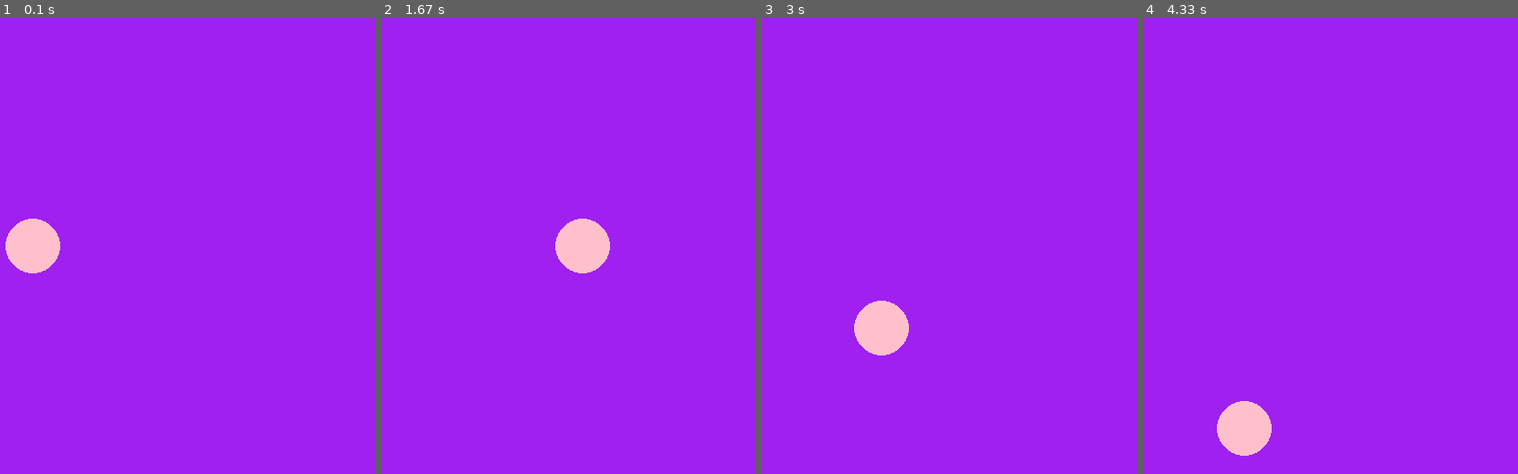
Above: before the commit, frames 1-4 (left to right).
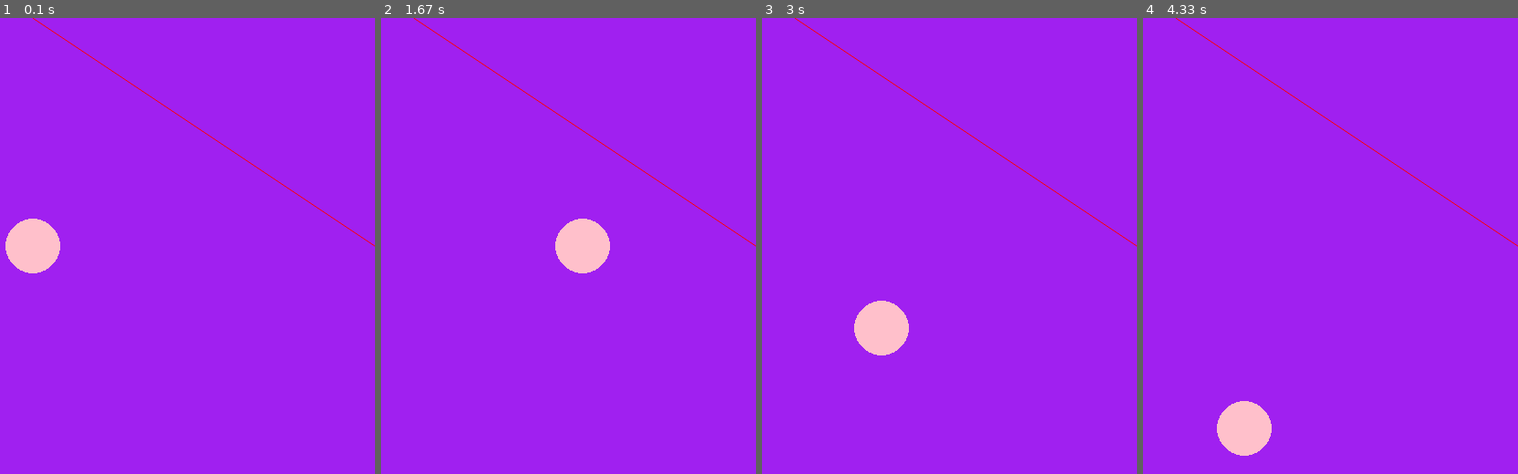
Above: after the commit, the same moments.

Repository: Romaric250/py-game
Game: pygame game, started from app.py
The game is run twice, just before and just after one commit, with the same random seed, the same clock (stepped at 60 frames per second) and the same inputs.
Inputs:
- Up to frame 1 (0.1 s): no input
- Up to frame 2 (1.67 s): hold D 0.33-0.8 s; hold D 0.83-1.3 s; hold A from 1.33 s (still down)
- Up to frame 3 (3 s): release A at 1.87 s; hold S 1.9-2.2 s; hold A 2.23-2.63 s; hold D from 2.67 s (still down)
- Up to frame 4 (4.33 s): release D at 3.3 s; hold S 3.33-3.7 s; hold A 3.73-4.2 s; hold D from 4.23 s (still down)

The runs differ from the first frame. In frame 1, 0.3% of the frame differs, in the area x 8-100%, y 0-51%; in frame 2, 0.3%; in frame 3, 0.3%; in frame 4, 0.3%.

Commit message:
working on some cool app

Diff:
--- a/app.py
+++ b/app.py
@@ -18,6 +18,7 @@
     screen.fill('purple')
 
     pygame.draw.circle(screen, 'pink',position_item,30)
+    pygame.draw.aaline(screen,'red',(screen.get_width()/2,0), (screen.get_width(),screen.get_height()/2))
 
     keys = pygame.key.get_pressed()
 
